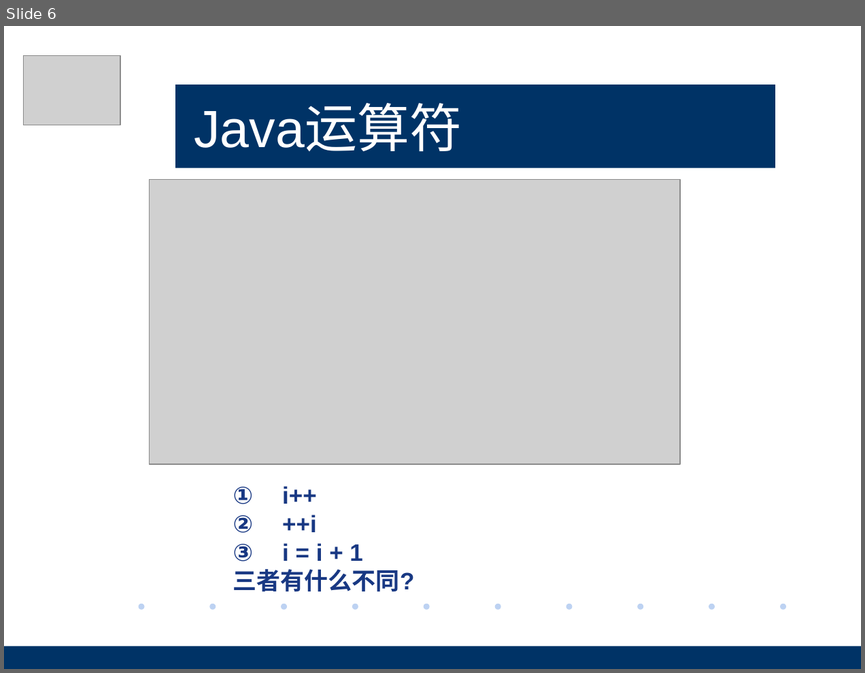
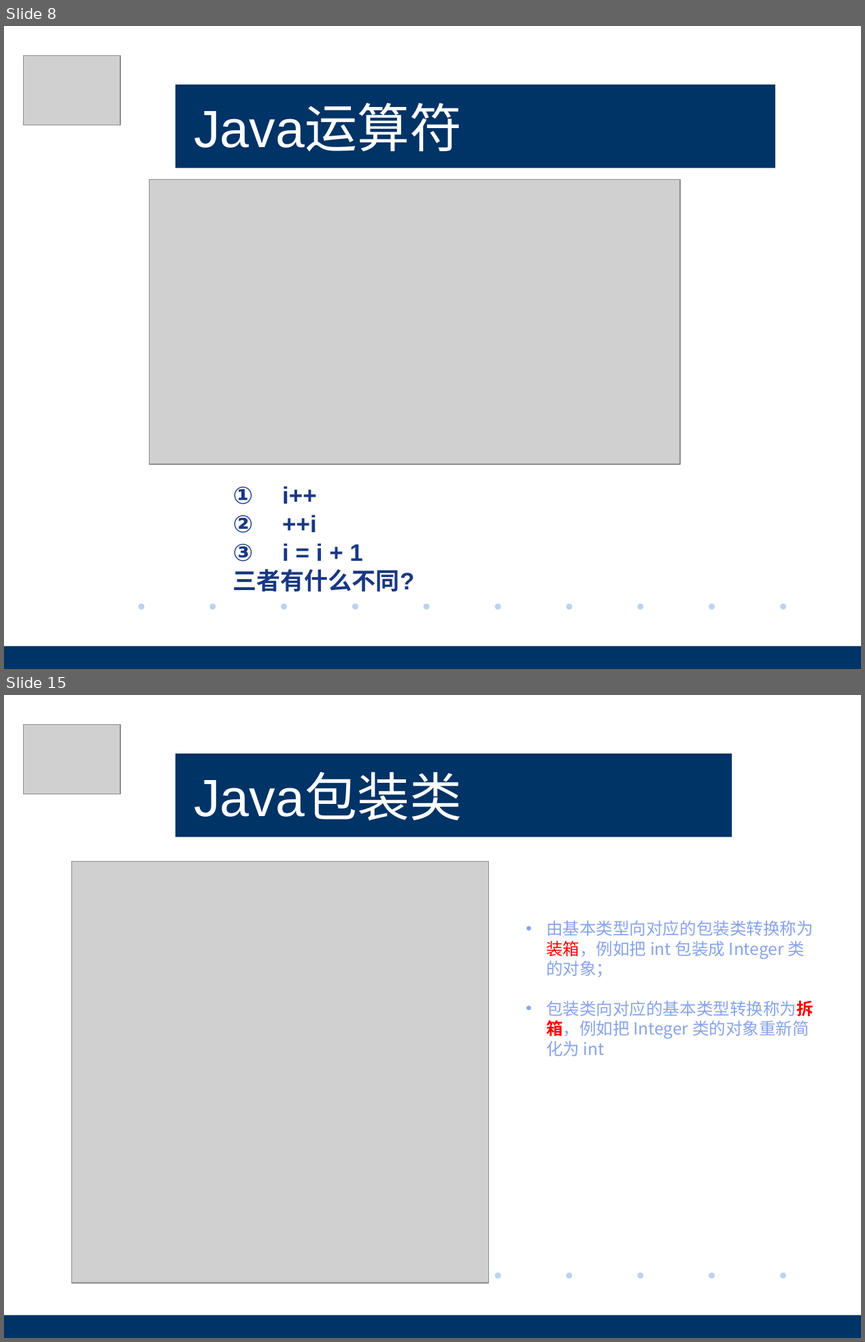
Before and after one commit to pez1420/peixun, a slide deck: Java基础/Java基础培训-基础语法.pptx. Shown one above the other, each under a label of ours: slide 6 before the commit, slides 8 and 15 after it; the slides between them are not shown. The pictures are 865x673 and 865x1342 pixels, drawn with LibreOffice and Linux fonts; fonts in the diff are those of the drawing; grey boxes stand for pictures; background and template pictures are left out. Boxes give left, top, right and bottom in pixels: in the first picture for what was removed or moved away, otherwise in the second. Text is boxed around its words. In the diff, an @@ line names an element or a change of style, - is before the commit and + after.

```diff
--- a/Java基础/Java基础培训-基础语法.pptx
+++ b/Java基础/Java基础培训-基础语法.pptx
@@ slide 15 added at bbox=[4, 695, 861, 1338], background #FFFFFF; not listed: 7 template elements that a slide beside it also shows @@
@@ picture added at bbox=[23, 725, 120, 794] @@
@@ title added at bbox=[175, 753, 732, 836], fill #003366, 44 pt, text #FFFFFF @@
+Java包装类
@@ picture added at bbox=[72, 861, 488, 1283] @@
@@ text added at bbox=[546, 920, 813, 1056], 14 pt, text #87A4E9 @@
+• 由基本类型向对应的包装类转换称为装箱，例如把 int 包装成 Integer 类的对象；
+• 包装类向对应的基本类型转换称为拆箱，例如把 Integer 类的对象重新简化为 int
@@ rectangle added at bbox=[718, 1320, 861, 1338], fill #003366 @@
@@ what was slide 6 is now slide 8 @@
```
Also in this commit, not shown: 1 slide changed, 21 other slides added, 1 slide removed, 3 other files.
